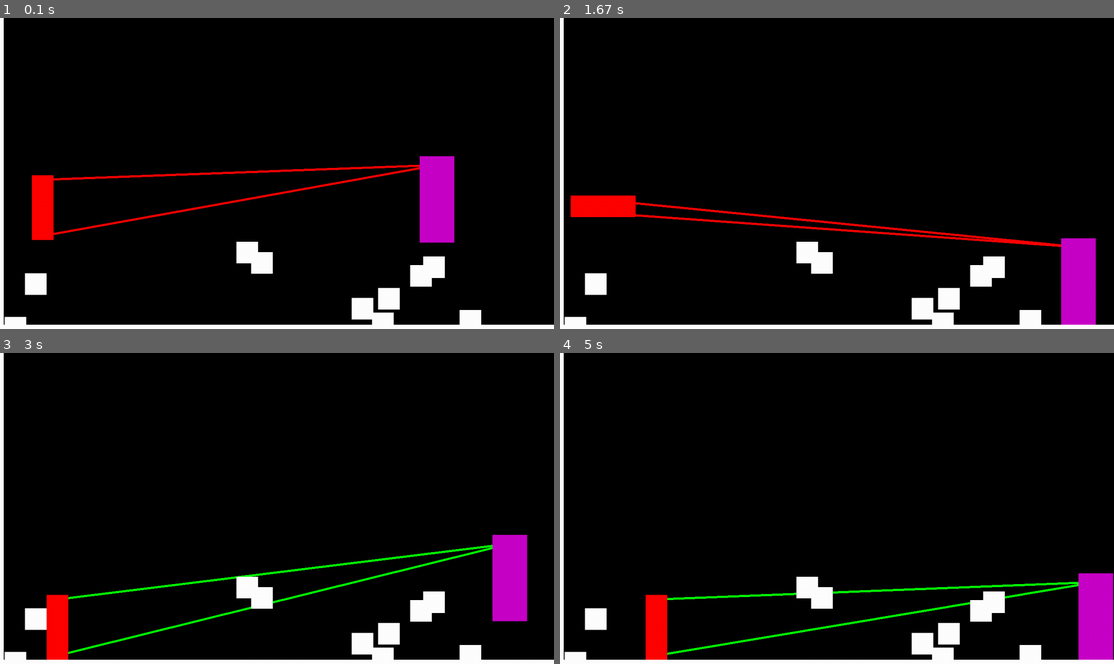
Above: before the commit, frames 1-4 (two rows, left to right).
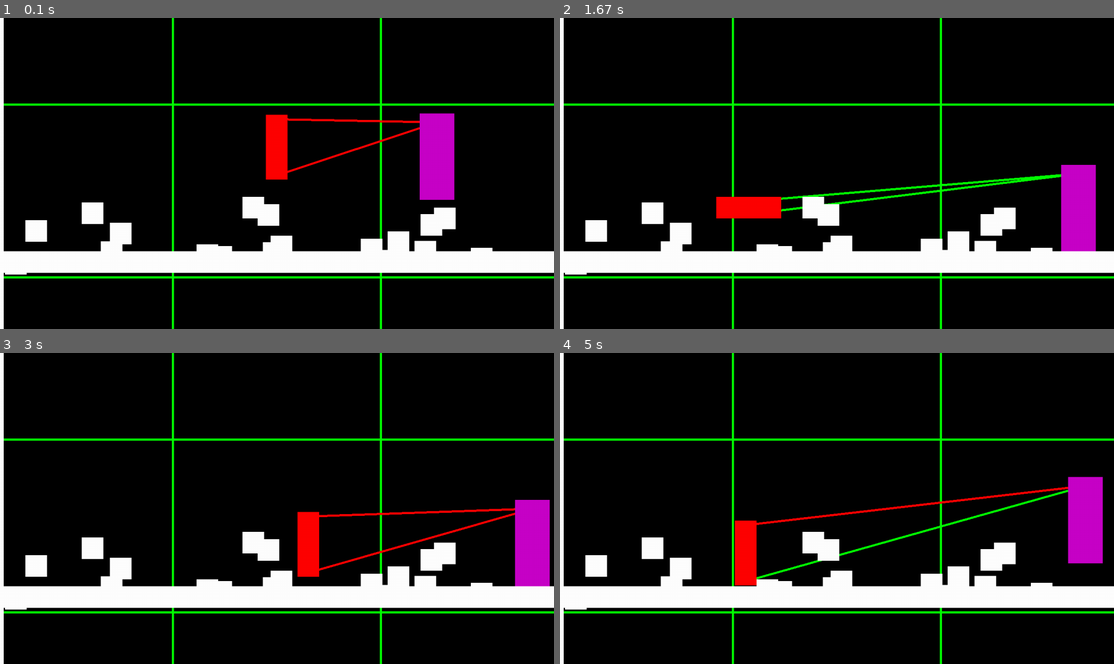
Above: after the commit, the same moments.

Repository: sps-trutnov-eps/projekt-2ep-utek_z_jeskyne
Game: pygame game, started from source/movement.py
Two runs of this game, one before a commit and one after it. Both use one fixed random seed, a clock stepped at 60 frames per second and the inputs below.
Inputs:
- Up to frame 1 (0.1 s): no input
- Up to frame 2 (1.67 s): tap Right Ctrl at 0.33, 0.73, 1.03, 1.23, 1.57 s; hold Right 0.67-1.13 s; hold Up 1.17-1.47 s; hold Right from 1.5 s (still down)
- Up to frame 3 (3 s): tap Right Ctrl at 1.87, 2.07, 2.37, 2.63, 2.93 s; release Right at 1.97 s; hold Left 2-2.53 s; hold Left 2.57-2.97 s
- Up to frame 4 (5 s): hold Up 3-3.37 s; tap Right Ctrl at 3.07, 3.47, 3.77, 4.13, 4.43, 4.63, 4.93 s; hold Right 3.4-4.03 s; hold Left 4.07-4.53 s; hold Right from 4.57 s (still down)

The runs differ from the first frame. In frame 1, 19% of the frame differs, in the area x 0-100%, y 0-100%; in frame 2, 21%; in frame 3, 20%; in frame 4, 21%.

Commit message:
Fixed - pohyb okna nerozbije pohyb

Diff:
--- a/source/movement.py
+++ b/source/movement.py
@@ -2,6 +2,7 @@
 import pygame
 from pygame import K_w, key
 import random
+from pygame import time
 
 pygame.init()
 screen = pygame.display.set_mode((1280, 720))
@@ -23,6 +24,7 @@
         self.cooldown = 0   #Cooldown mezi zmenenim stavu (stani/plazeni)
         self.GroundSpeed = 250  #rychlost pohybu normalne
         self.ClimbSpeed = 100
+        self.IsCrawling = False
         self.IsClimbing = False
 
     def update(self, time_passed, blocks):
@@ -112,23 +114,30 @@
                 break  # Brejk kdyz je nalezena kolize
 
     def check_collisions_y(self, blocks):
-            self.OnGround = False
-            for block in blocks:
-                if self.rect.colliderect(block.rect):
-                    if self.vel.y > 0:  # Falling
-                        self.rect.bottom = block.rect.top
-                        self.vel.y = 0
-                        self.OnGround = True
-                    elif self.vel.y < 0:  # Jumping
-                        self.rect.top = block.rect.bottom
-                        self.vel.y = 0
-                    self.pos.y = self.rect.bottom
-                    break
-
-            if self.IsClimbing and not self.MuzesLezt:
-                self.IsClimbing = False
-
-Hrac = character(100, 500, 100, OnGround = True, CharacterSirka = 50, CharacterVyska = 150)
+        self.OnGround = False
+        for block in blocks:
+            if self.rect.colliderect(block.rect):
+                if self.vel.y > 0:  # Falling
+                    self.rect.bottom = block.rect.top
+                    self.vel.y = 0
+                    self.OnGround = True
+                elif self.vel.y < 0:  # Jumping
+                    self.rect.top = block.rect.bottom
+                    self.vel.y = 0
+                self.pos.y = self.rect.bottom
+                break
+
+        if self.IsClimbing and not self.MuzesLezt:
+            self.IsClimbing = False
+
+    def camera_movement(self):
+        TopLine = pygame.draw.line(screen, GREEN,(0, 200),(1280, 200), 5)
+        BottomLine = pygame.draw.line(screen, GREEN,(0, 600),(1280, 600), 5)
+        LeftLine = pygame.draw.line(screen, GREEN,(400, 0),(400, 720), 5)
+        RightLine = pygame.draw.line(screen, GREEN,(880, 0),(880, 720), 5)
+
+
+Hrac = character(640, 360, 100, OnGround = True, CharacterSirka = 50, CharacterVyska = 150)
 
 HracSprite = pygame.sprite.GroupSingle()
 HracSprite.add(Hrac)
@@ -146,10 +155,10 @@
 
 
 AllCaveSprites = pygame.sprite.Group()
-Bloky = (environmentblock(0, 710, 1280, 50),
-         environmentblock(0,0, 10, 720)) #podlaha
-for i in range(10):
-    x = (environmentblock((random.randint(0,1200)), (random.randint(500,700)), 50, 50))
+Bloky = (environmentblock(0, 540, 1280, 50), #podlaha
+         environmentblock(0,0, 10, 720)) #lezecka stena
+for i in range(18):
+    x = (environmentblock((random.randint(0,1230)), (random.randint(400,550)), 50, 50))
     AllCaveSprites.add(x)
 AllCaveSprites.add(Bloky)
 
@@ -258,9 +267,34 @@
         if kolizeCheck:
             print('ted ma hrac umrit')
 
-Nepritel = Enemy(1000, 500, True)
+class GameClock:
+    def __init__(self, target_fps=60):
+        self.clock = pygame.time.Clock()
+        self.target_fps = target_fps
+        self.last_time = time.get_ticks()
+        self.fixed_delta = 1.0 / target_fps
+
+    def tick(self):
+        """Returns a fixed delta time regardless of actual frame time"""
+        current_time = time.get_ticks()
+        delta = (current_time - self.last_time) / 1000.0
+        self.last_time = current_time
+
+        # Cap delta time to prevent huge jumps
+        if delta > 0.25:  # Cap at 1/4 second
+            delta = self.fixed_delta
+
+        self.clock.tick(self.target_fps)
+        return self.fixed_delta  # Return fixed timestep instead of actual delta
+
+
+Nepritel = Enemy(1000, 400, True)
 EnemySprite = pygame.sprite.Group()
 EnemySprite.add(Nepritel)
+
+game_clock = GameClock(60)
+
+
 
 while running:
     for event in pygame.event.get():
@@ -268,10 +302,11 @@
             running = False
 
     screen.fill((0,0,0))
-    time_passed = clock.tick(60) / 1000.0
-
-    Hrac.update(time_passed, AllCaveSprites)
-    Nepritel.update(time_passed, AllCaveSprites)
+    delta_time = game_clock.tick()
+
+    Hrac.update(delta_time, AllCaveSprites)
+    Hrac.camera_movement()
+    Nepritel.update(delta_time, AllCaveSprites)
     Nepritel.patrol(Hrac, screen, AllCaveSprites)
     Nepritel.killCheck()
 
